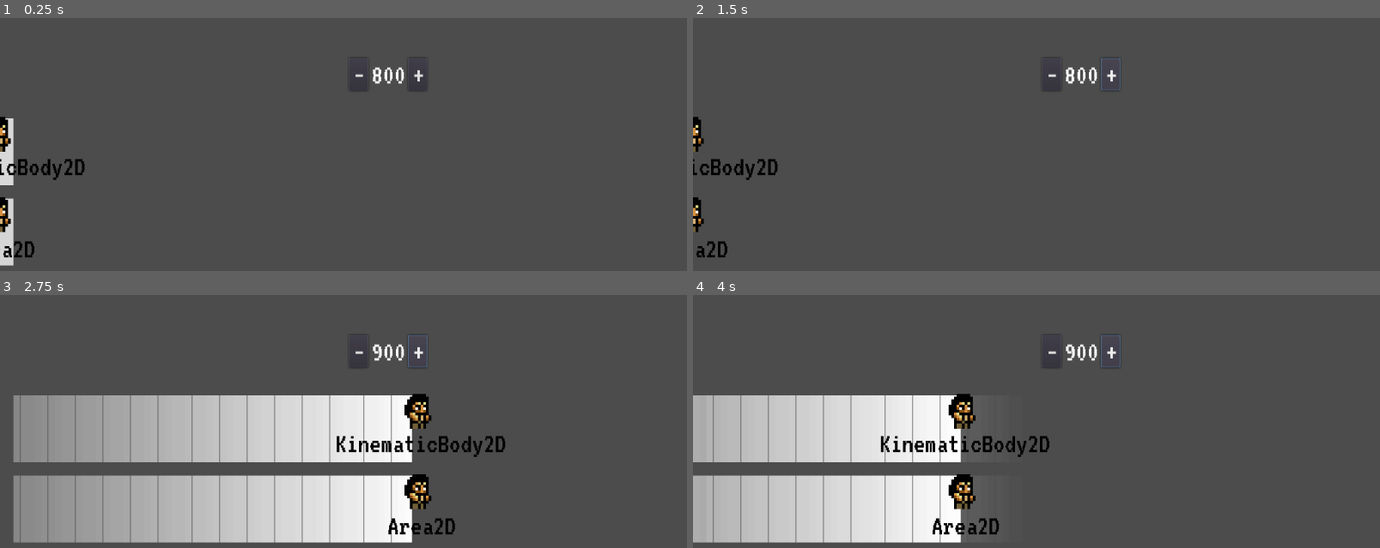
Above: before the commit, frames 1-4 (two rows, left to right).
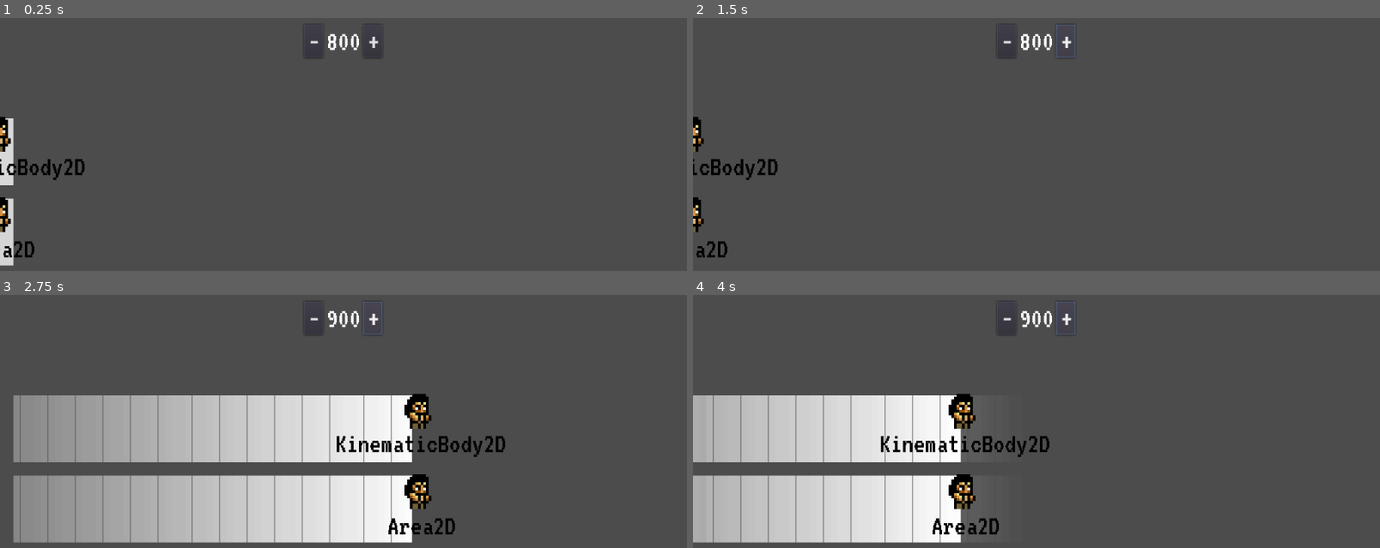
Above: after the commit, the same moments.

Repository: DivineDominion/GodotCollisionDetection
Game: Godot game, scene res://World.tscn
The game is run twice, just before and just after one commit, with the same random seed, the same clock (stepped at 60 frames per second) and the same inputs.
Inputs:
- Up to frame 1 (0.25 s): no input
- Up to frame 2 (1.5 s): click "-" at 0.5 s; click "+" at 1.25 s
- Up to frame 3 (2.75 s): tap Enter at 2 s; hold Right (ui_right) from 2.03 s (still down)
- Up to frame 4 (4 s): release Right (ui_right) at 2.78 s; hold Left (ui_left) 2.78-3.53 s; hold Right (ui_right) from 3.53 s (still down)

The runs differ from the first frame. In frame 1, 0.5% of the frame differs, in the area x 44-62%, y 6-29%; in frame 2, 0.5%, in the area x 44-63%, y 2-29%; in frame 3, 0.5%; in frame 4, 0.5%.

Commit message:
position controls at horizontal center

Diff:
--- a/World.gd
+++ b/World.gd
@@ -24,7 +24,9 @@
     # Position Area2D-based player variant in 2nd row
     $PlayerArea.position = Vector2(0, first_row_y + TILE_HEIGHT + ROW_GAP + TILE_HEIGHT / 2)
 
-    $SpeedControls.rect_position = Vector2(screen_size.x / 2, 100)
+    # Make controls full width so they center themselves
+    $SpeedControls.rect_position = Vector2(0, 50)
+    $SpeedControls.rect_size = Vector2(screen_size.x, 50)
 
     add_collision_areas()
 
